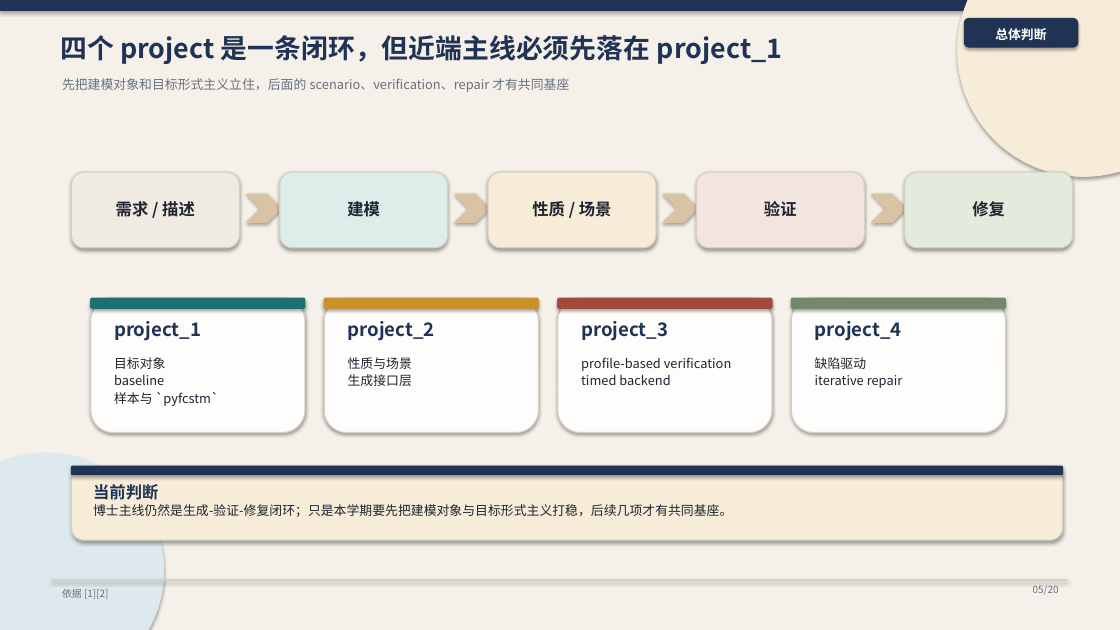
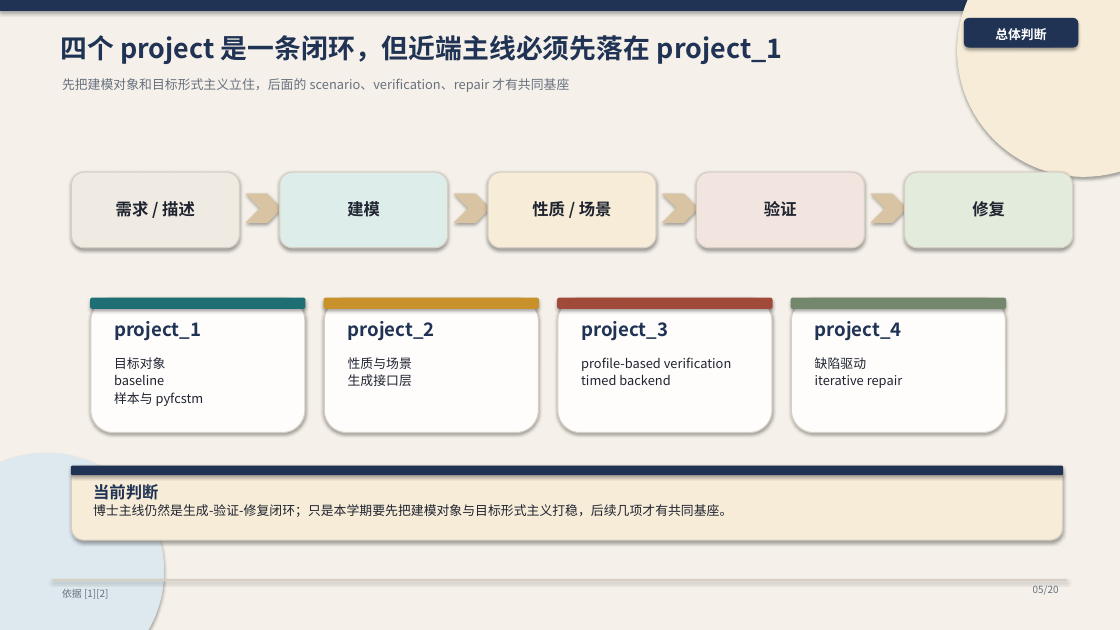
Before and after one commit to HansBug/research_ideas, a slide deck: slide 5 of talks/2026-04-15-导师-进展汇报与思考/ppt/deck.pptx. Drawn at 1120x630 pixels with LibreOffice and Linux fonts; fonts in the diff are those of the drawing. Boxes give left, top, right and bottom in pixels: in the first picture for what was removed or moved away, otherwise in the second. Text is boxed around its words. In the diff, an @@ line names an element or a change of style, - is before the commit and + after.

Commit message:
Refine talk deck middle section and pyfcstm framing

```diff
--- a/talks/2026-04-15-导师-进展汇报与思考/ppt/deck.pptx
+++ b/talks/2026-04-15-导师-进展汇报与思考/ppt/deck.pptx
@@ text at bbox=[114, 392, 204, 406]: text changed @@
-样本与 `pyfcstm`
+样本与 pyfcstm
```
Also in this commit, not shown: 15 other slides changed, 1 slide added, 1 slide removed, 5 other files.
